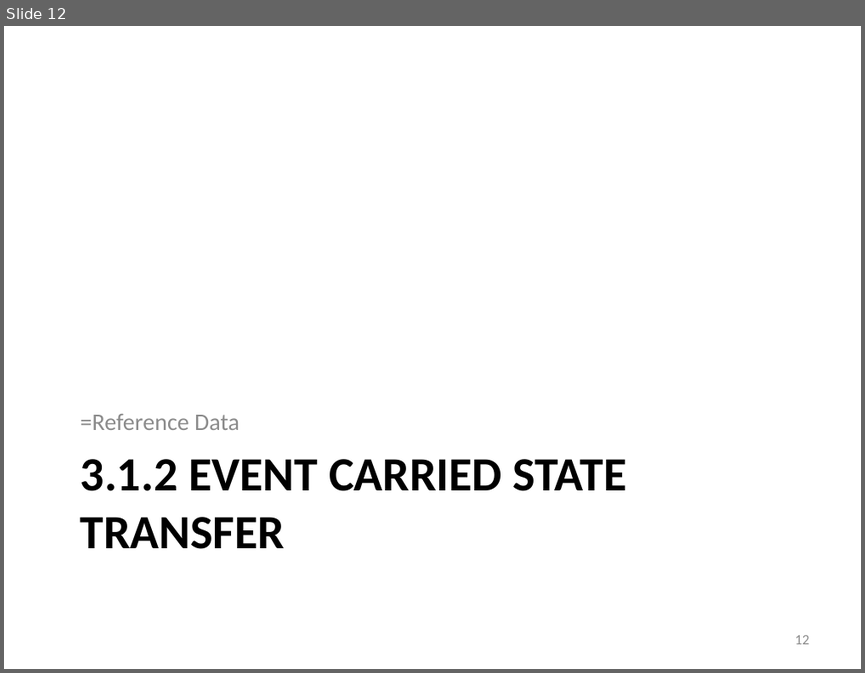
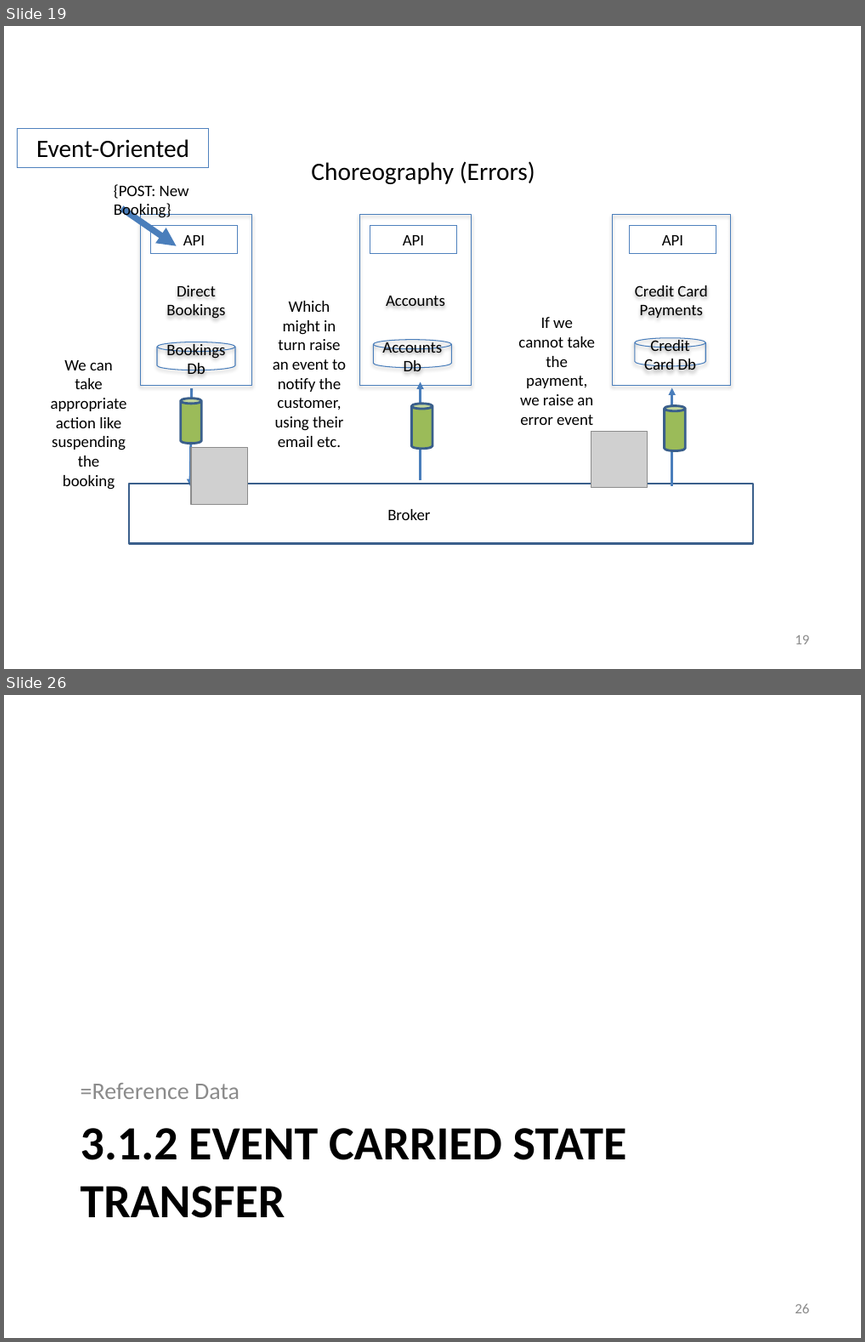
Before and after one commit to iancooper/Presentations, a slide deck: Practical Messaging - Day 2 New.pptx. Shown one above the other, each under a label of ours: slide 12 before the commit, slides 19 and 26 after it; the slides between them are not shown. The pictures are 865x673 and 865x1342 pixels, drawn with LibreOffice and Linux fonts; fonts in the diff are those of the drawing; grey boxes stand for pictures. Boxes give left, top, right and bottom in pixels: in the first picture for what was removed or moved away, otherwise in the second. Text is boxed around its words. In the diff, an @@ line names an element or a change of style, - is before the commit and + after.

```diff
--- a/Practical Messaging - Day 2 New.pptx
+++ b/Practical Messaging - Day 2 New.pptx
@@ slide 19 added at (4,26,861,669), background #FFFFFF @@
@@ rectangle added at (18,129,209,167), outline #4F81BD 0.75 pt, 21 pt, text #000000 @@
+Event-Oriented
@@ text added at (311,161,535,184), 21 pt, text #000000 @@
+Choreography (Errors)
@@ text added at (114,184,189,220), 13.5 pt, text #000000 @@
+{POST: New Booking}
@@ arrow added from (121, 209) to (177, 246), #4B7EBC 5.25 pt @@
@@ rectangle added at (140,215,251,385), outline #4B7EBC 0.75 pt, 13.5 pt, text #000000 @@
+Direct Bookings
@@ rectangle added at (150,226,237,254), outline #4F81BD 0.75 pt, 13.5 pt, text #000000 @@
+API
@@ rectangle added at (359,215,471,385), outline #4B7EBC 0.75 pt, 13.5 pt, text #000000 @@
+Accounts
@@ rectangle added at (370,226,456,254), outline #4F81BD 0.75 pt, 13.5 pt, text #000000 @@
+API
@@ rectangle added at (613,215,730,385), outline #4B7EBC 0.75 pt, 13.5 pt, text #000000 @@
+Credit Card
+Payments
@@ rectangle added at (630,226,716,254), outline #4F81BD 0.75 pt, 13.5 pt, text #000000 @@
+API
@@ text added at (273,301,346,447), 13.5 pt, text #000000 @@
+Which might in turn raise an event to notify the customer, using their email etc.
@@ text added at (518,317,595,425), 13.5 pt, text #000000 @@
+If we cannot take the payment, we raise an error event
@@ cylinder added at (157,342,235,370), outline #4B7EBC 0.75 pt, 13.5 pt, text #000000 @@
+Bookings Db
@@ cylinder added at (373,340,451,368), outline #4B7EBC 0.75 pt, 13.5 pt, text #000000 @@
+Accounts Db
@@ cylinder added at (635,338,706,366), outline #4B7EBC 0.75 pt, 13.5 pt, text #000000 @@
+Credit Card Db
@@ text added at (51,360,127,489), 13.5 pt, text #000000 @@
+We can take appropriate action like suspending the booking
@@ arrow added from (420, 480) to (420, 381), #4B7EBC 2 pt @@
@@ cylinder added at (181,397,201,443), fill #9BBB59, outline #3A5F8C 2 pt @@
@@ arrow added from (192, 388) to (190, 486), #4B7EBC 2 pt @@
@@ cylinder added at (412,403,432,448), fill #9BBB59, outline #3A5F8C 2 pt @@
@@ cylinder added at (664,406,684,451), fill #9BBB59, outline #3A5F8C 2 pt @@
@@ arrow added from (671, 486) to (671, 387), #4B7EBC 2 pt @@
@@ picture added at (590,431,647,488) @@
@@ picture added at (191,448,247,504) @@
@@ rectangle added at (129,483,753,544), outline #3A5F8C 2 pt @@
@@ text added at (387,509,430,520), 13.5 pt, text #000000 @@
+Broker
@@ page number added at (794,635,809,644), 12 pt, text #8C8C8C @@
+19
@@ what was slide 12 is now slide 26 @@
@@ page number at (794,1304,809,1313): text changed @@
-12
+26
```
Also in this commit, not shown: 13 other slides added, 1 slide removed.
